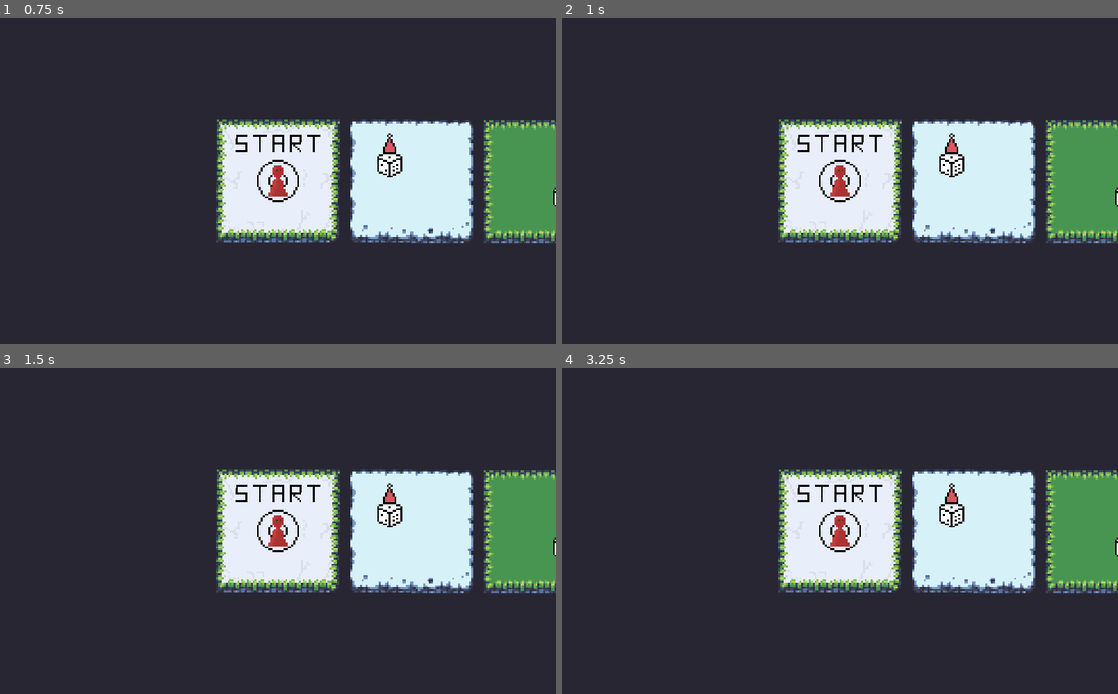
Above: before the commit, frames 1-4 (two rows, left to right).
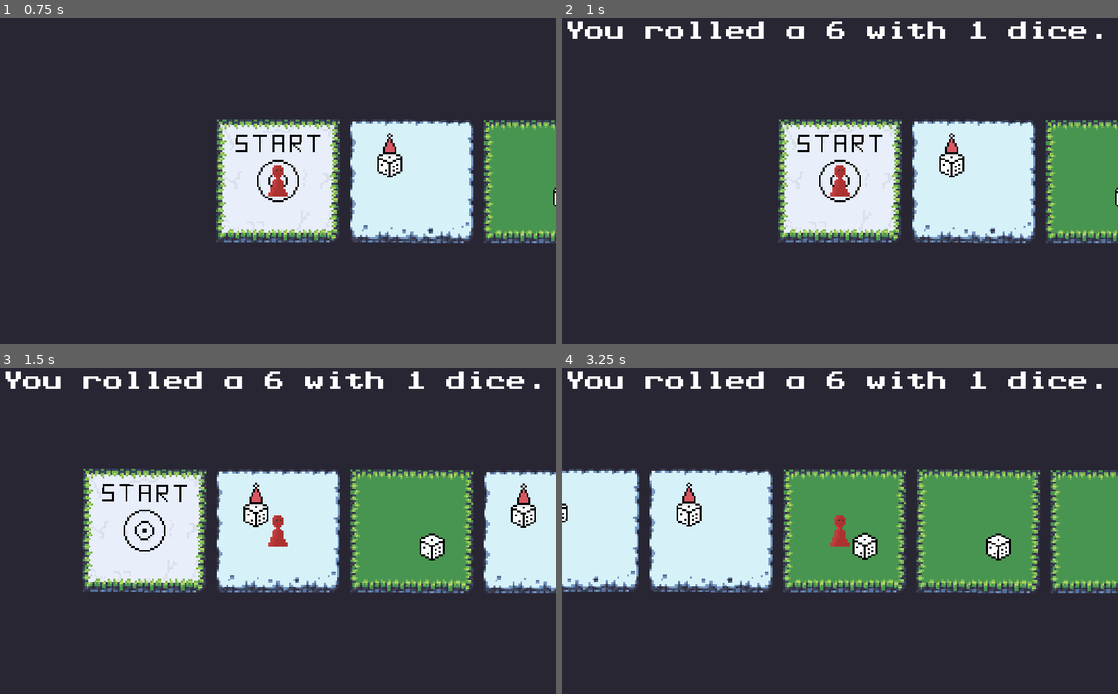
Above: after the commit, the same moments.

Repository: whoisEllie/GMTKJam_2022
Game: Godot game, scene res://Levels/SceneManager.tscn
The game is run twice, just before and just after one commit, with the same random seed, the same clock (stepped at 60 frames per second) and the same inputs.
Inputs (mouse positions are in pixels of both pictures, inside the frame that each line leads up to):
- Up to frame 1 (0.75 s): tap Enter (ui_accept) at 0.5 s; move the mouse to (400, 164) at 0.52 s; hold D (move_right) from 0.53 s (still down); click (400, 164) at 0.6 s
- Up to frame 2 (1 s): keep holding D (move_right); tap Enter (ui_accept) at 0.77 s
- Up to frame 3 (1.5 s): move the mouse to (166, 547) at 1.27 s; release D (move_right) at 1.28 s; hold S (move_down) from 1.28 s (still down); click (166, 547) at 1.35 s
- Up to frame 4 (3.25 s): tap Enter (ui_accept) at 1.52, 3.02 s; move the mouse to (895, 459) at 2.02 s; release S (move_down) at 2.03 s; hold D (move_right) 2.03-2.78 s; click (895, 459) at 2.1 s; move the mouse to (812, 596) at 2.77 s; hold W (move_up) from 2.78 s (still down); click (812, 596) at 2.85 s

Frame 1 is identical in both runs. In frame 2, 1.6% of the frame differs, in the area x 1-98%, y 1-7%; in frame 3, 24%; in frame 4, 32%, in the area x 0-100%, y 1-70%.

Commit message:
final game jam version

Diff:
--- /dev/null
+++ b/DiceIt/Enemies/Basic_Enemy.tscn
@@ -0,0 +1,52 @@
+[gd_scene load_steps=7 format=2]
+
+[ext_resource path="res://Assets/Evil-Dice.png" type="Texture" id=1]
+[ext_resource path="res://Enemies/Evil_Cube.gd" type="Script" id=2]
+[ext_resource path="res://Scenes/EvilBullet.tscn" type="PackedScene" id=3]
+
+[sub_resource type="CircleShape2D" id=1]
+radius = 17.0
+
+[sub_resource type="CircleShape2D" id=2]
+radius = 18.0278
+
+[sub_resource type="CircleShape2D" id=3]
+radius = 203.002
+
+[node name="Evil_Cube" type="KinematicBody2D"]
+collision_layer = 15
+collision_mask = 15
+
+[node name="Evil-Dice" type="Sprite" parent="."]
+position = Vector2( 0, -2 )
+texture = ExtResource( 1 )
+
+[node name="CollisionShape2D" type="CollisionShape2D" parent="."]
+position = Vector2( 0, -3 )
+shape = SubResource( 1 )
+
+[node name="AI" type="Node2D" parent="."]
+script = ExtResource( 2 )
+bullet = ExtResource( 3 )
+
+[node name="AudioStreamPlayer2D" type="AudioStreamPlayer2D" parent="AI"]
+
+[node name="Area2D" type="Area2D" parent="."]
+collision_layer = 8
+collision_mask = 8
+
+[node name="CollisionShape2D" type="CollisionShape2D" parent="Area2D"]
+position = Vector2( 0, -3 )
+shape = SubResource( 2 )
+
+[node name="PlayerDetectionZone" type="Area2D" parent="."]
+collision_layer = 0
+collision_mask = 2
+
+[node name="CollisionShape2D" type="CollisionShape2D" parent="PlayerDetectionZone"]
+shape = SubResource( 3 )
+
+[connection signal="area_entered" from="Area2D" to="AI" method="_on_Area2D_area_entered"]
+[connection signal="area_exited" from="Area2D" to="AI" method="_on_Area2D_area_exited"]
+[connection signal="body_entered" from="PlayerDetectionZone" to="AI" method="_on_PlayerDetectionZone_body_entered"]
+[connection signal="body_exited" from="PlayerDetectionZone" to="AI" method="_on_PlayerDetectionZone_body_exited"]
--- /dev/null
+++ b/DiceIt/Enemies/Evil_Cube.gd
@@ -0,0 +1,81 @@
+extends Node2D
+
+signal state_changed(new_state)
+
+enum State {
+	PATROL,
+	ENGAGE
+}
+
+export (PackedScene) var bullet
+
+onready var player_detection_zone = $PlayerDetectionZone
+
+const MOVE_SPEED = 100
+
+var bullet_destroy_sound = preload("res://Audio/FF_AF_foley_bullet_impact_green.wav")
+
+var health = 100.0
+var current_state: int = State.PATROL setget set_state
+var player = null
+var rng = RandomNumberGenerator.new()
+
+var shoot_timer = Timer.new()
+
+func _ready():
+	shoot_timer.connect("timeout", self, "shoot")
+	shoot_timer.one_shot = false;
+	add_child(shoot_timer)
+	$AudioStreamPlayer2D.stream = bullet_destroy_sound
+
+func set_state(new_state: int):
+	if new_state == current_state:
+		return
+	current_state = new_state
+	emit_signal("state_changed", current_state)
+
+func take_damage(damage):
+	health -= damage
+	if health <= 0.0:
+		get_parent().queue_free()
+
+func _process(delta):
+	match current_state:
+		State.PATROL:
+			pass
+			shoot_timer.stop()
+		State.ENGAGE:
+			if player != null:
+				var vec_to_player = player.global_position - global_position
+				vec_to_player = vec_to_player.normalized()
+				global_rotation = atan2(vec_to_player.y, vec_to_player.x)
+				get_parent().move_and_collide(vec_to_player * MOVE_SPEED * delta)
+				if shoot_timer.time_left <= 0:
+					shoot_timer.set_wait_time(0.4)
+					shoot_timer.start()
+		_:
+			pass
+
+func _on_Area2D_area_entered(area):
+	take_damage(vars.bullet_damage)
+	$AudioStreamPlayer2D.play()
+	area.queue_free()
+
+
+func _on_PlayerDetectionZone_body_entered(body):
+	if body.is_in_group("Player"):
+		set_state(State.ENGAGE)
+		player = body
+
+func shoot():
+	for i in range(6):
+		var b = bullet.instance()
+		get_parent().add_child(b)
+		var bullet_transform = self.transform
+		rng.randomize()
+		b.transform = Transform2D(bullet_transform.get_rotation() + (rng.randf_range(-180, 180) * (PI/180)), bullet_transform.get_origin())
+
+
+func _on_PlayerDetectionZone_body_exited(body):
+	if body.is_in_group("Player"):
+		set_state(State.PATROL)
--- a/DiceIt/Levels/BoardGameScene.gd
+++ b/DiceIt/Levels/BoardGameScene.gd
@@ -5,9 +5,22 @@
 var duration = 0.5 # length of the interpolation
 var rng = RandomNumberGenerator.new()
 
+var dice_roll_sfx = preload("res://Audio/FF_IG_foley_dice_roll_light.wav")
+var celebration = preload("res://Audio/Bpm120_D_Celebration.wav")
+
+var timer = Timer.new()
+
 signal level_changed(level_name)
 
 export (String) var level_name = "level"
+
+func _ready():
+	$AudioStreamPlayer2D.stream = dice_roll_sfx
+
+	timer.connect("timeout", self, "move_forward_timer")
+	timer.wait_time = 3.0
+	timer.one_shot = true;
+	add_child(timer)
 
 
 func generate_tiles():
@@ -16,14 +29,28 @@
 
 func load_tiles():
 	$Area2D.load_tiles()
-	print("tile set vars:")
 	if range(vars.tile_set.size()).has(vars.current_tile):
-		print(vars.tile_set)
 		$BoardGamePlayer.transform = vars.tile_set[vars.current_tile].get_transform()
-	target_tile = vars.current_tile
-	target_position = vars.tile_set[vars.current_tile].position
-	target_tile = target_tile + roll_dice()
-	vars.collected_dice = 0
+	if vars.move_back:
+		if (vars.current_tile - 1) > 1:
+			target_tile = vars.current_tile
+			target_position = vars.tile_set[vars.current_tile].position
+			target_tile =- 1
+			change_scene()
+		else:
+			change_scene()
+	else:
+		target_tile = vars.current_tile
+		target_position = vars.tile_set[vars.current_tile].position
+		if vars.collected_dice == 0:
+			target_tile += 1
+		else:
+			target_tile = target_tile + roll_dice()
+		vars.collected_dice = 0
+
+		timer.start()
+
+func move_forward_timer():
 	move_forward_one()
 
 func _input(event):
@@ -35,7 +62,6 @@
 
 func move_forward_one():
 	if vars.current_tile < target_tile:
-		print(vars.tile_set)
 		if range(vars.tile_set.size()).has(vars.current_tile+1):
 			target_position = vars.tile_set[vars.current_tile+1].position
 			vars.current_tile += 1
@@ -44,8 +70,14 @@
 			$Timer.start()
 		else:
 			print("finished")
+			$CanvasLayer/Control/RichTextLabel.text = ("Congratulations! You finished in " + vars.round_count + " rounds! Thanks for playing ^^")
+			$AudioStreamPlayer2D.stream = celebration
+			$AudioStreamPlayer2D.play()
+	elif vars.move_back:
+		vars.move_back = false
+		vars.current_tile -= 1
+		change_scene()
 	else:
-		print("changing scene")
 		change_scene()
 
 
@@ -57,6 +89,7 @@
 		spaces_to_move += add
 		print(String(add))
 	print("Added random " + String(spaces_to_move))
+	$CanvasLayer/Control/RichTextLabel.text = ("You rolled a " + String(spaces_to_move) + " with " + String(vars.collected_dice) + " dice.")
 	return spaces_to_move
 
 func _physics_process(delta):
--- a/DiceIt/Levels/BoardGameScene.tscn
+++ b/DiceIt/Levels/BoardGameScene.tscn
@@ -1,13 +1,18 @@
-[gd_scene load_steps=4 format=2]
+[gd_scene load_steps=5 format=2]
 
 [ext_resource path="res://Levels/BoardGameScene.gd" type="Script" id=1]
 [ext_resource path="res://Levels/BoardGameGenerator.gd" type="Script" id=2]
 [ext_resource path="res://Player/BoardGamePlayer.tscn" type="PackedScene" id=3]
+[ext_resource path="res://UI/RollUI.tscn" type="PackedScene" id=4]
 
 [node name="Node2D" type="Node2D"]
 rotation = 0.00242126
 script = ExtResource( 1 )
 level_name = "BoardGame"
+
+[node name="CanvasLayer" type="CanvasLayer" parent="."]
+
+[node name="Control" parent="CanvasLayer" instance=ExtResource( 4 )]
 
 [node name="Area2D" type="Area2D" parent="."]
 script = ExtResource( 2 )
@@ -17,3 +22,5 @@
 
 [node name="Timer" type="Timer" parent="."]
 one_shot = true
+
+[node name="AudioStreamPlayer2D" type="AudioStreamPlayer2D" parent="."]
--- a/DiceIt/Levels/GrassTopDownScene.tscn
+++ b/DiceIt/Levels/GrassTopDownScene.tscn
@@ -1,9 +1,8 @@
-[gd_scene load_steps=13 format=2]
+[gd_scene load_steps=12 format=2]
 
 [ext_resource path="res://Assets/tilemap.png" type="Texture" id=1]
 [ext_resource path="res://Levels/LevelScene.gd" type="Script" id=2]
 [ext_resource path="res://Player/Player.tscn" type="PackedScene" id=3]
-[ext_resource path="res://Zombie.tscn" type="PackedScene" id=4]
 
 [sub_resource type="Shader" id=5]
 code = "shader_type canvas_item;
@@ -206,17 +205,12 @@
 collision_mask = 2
 format = 1
 
+[node name="Collision" type="TileMap" parent="."]
+tile_set = SubResource( 12 )
+cell_size = Vector2( 16, 16 )
+collision_layer = 2
+collision_mask = 2
+format = 1
+
 [node name="Player" parent="." instance=ExtResource( 3 )]
 position = Vector2( 256, 128 )
-
-[node name="Zombie" parent="." instance=ExtResource( 4 )]
-position = Vector2( 541, 129 )
-collision_layer = 2
-collision_mask = 2
-
-[node name="Collision" type="TileMap" parent="."]
-tile_set = SubResource( 12 )
-cell_size = Vector2( 16, 16 )
-collision_layer = 2
-collision_mask = 2
-format = 1
--- a/DiceIt/Levels/LevelScene.gd
+++ b/DiceIt/Levels/LevelScene.gd
@@ -2,9 +2,10 @@
 
 const DICE_AMOUNT = 3
 const DicePickup = preload("res://Scenes/DicePickup.tscn")
+const Enemy = preload("res://Enemies/Basic_Enemy.tscn")
 
 var noise
-var map_size = Vector2(80, 60)
+var map_size = Vector2(200, 180)
 var grass_cap = 0.5
 var road_caps = Vector2(0.3, 0.05)
 var environment_caps = Vector3(0.4, 0.3, 0.04)
@@ -12,6 +13,7 @@
 var rng = RandomNumberGenerator.new()
 
 var dice = []
+var enemies = []
 
 signal level_changed(level_name)
 
@@ -29,6 +31,7 @@
 	make_background()
 	fill_rest()
 	spawn_dice()
+	spawn_enemies()
 	draw_rect(Rect2(Vector2(0,0), map_size*16), Color(255, 0, 0, 255), true, 16.0)
 
 	timer.connect("timeout", self, "change_scene")
@@ -84,12 +87,23 @@
 	for i in DICE_AMOUNT:
 		var new_dice = DicePickup.instance()
 		rng.randomize()
-		var rand_x = rng.randf_range(0, (map_size.x*16))
+		var rand_x = rng.randf_range(30*16, (map_size.x*16))
 		rng.randomize()
-		var rand_y = rng.randf_range(0, (map_size.y*16))
-		new_dice.position = Vector2(rng.randf_range(0, rand_x), rng.randf_range(0, rand_y))
+		var rand_y = rng.randf_range(30*16, (map_size.y*16))
+		new_dice.position = Vector2(rand_x, rand_y)
 		dice.append(new_dice)
 		add_child(new_dice)
+
+func spawn_enemies():
+	for i in vars.enemy_amount:
+		var new_enemy = Enemy.instance()
+		rng.randomize()
+		var rand_x = rng.randf_range(30*16, (map_size.x*16))
+		rng.randomize()
+		var rand_y = rng.randf_range(30*16, (map_size.y*16))
+		new_enemy.position = Vector2(rand_x, rand_y)
+		enemies.append(new_enemy)
+		add_child(new_enemy)
 
 
 func change_scene():
--- a/DiceIt/Levels/RandomScene.tscn
+++ b/DiceIt/Levels/RandomScene.tscn
@@ -6,6 +6,7 @@
 [ext_resource path="res://Scenes/DiceTower.tscn" type="PackedScene" id=4]
 [ext_resource path="res://Assets/water.png" type="Texture" id=5]
 [ext_resource path="res://Scenes/Pentagram.tscn" type="PackedScene" id=6]
+[ext_resource path="res://UI/RandomSceneUI.tscn" type="PackedScene" id=7]
 
 [sub_resource type="TileSet" id=14]
 0/name = "water.png 0"
@@ -231,5 +232,9 @@
 [node name="Pentagram" parent="." instance=ExtResource( 6 )]
 position = Vector2( 253, 74 )
 
+[node name="CanvasLayer" type="CanvasLayer" parent="Pentagram"]
+
+[node name="Control" parent="Pentagram/CanvasLayer" instance=ExtResource( 7 )]
+
 [node name="Player" parent="." instance=ExtResource( 3 )]
 position = Vector2( 258, 467 )
--- a/DiceIt/Levels/SceneManager.gd
+++ b/DiceIt/Levels/SceneManager.gd
@@ -15,7 +15,7 @@
 
 	var timer = Timer.new()
 	timer.connect("timeout", self, "roll_and_move")
-	timer.wait_time = 5
+	timer.wait_time = 1
 	timer.one_shot = true;
 	add_child(timer)
 	timer.start()
@@ -32,6 +32,7 @@
 func handle_level_changed(current_level_name: String):
 	match current_level_name:
 		"BoardGame":
+			vars.round_count += 1
 			print(vars.tile_ids[vars.current_tile-1])
 			match vars.tile_ids[vars.current_tile-1]:
 				0:
--- a/DiceIt/Levels/SnowTopDownScene.tscn
+++ b/DiceIt/Levels/SnowTopDownScene.tscn
@@ -1,9 +1,8 @@
-[gd_scene load_steps=13 format=2]
+[gd_scene load_steps=12 format=2]
 
 [ext_resource path="res://Assets/tilemap.png" type="Texture" id=1]
 [ext_resource path="res://Levels/LevelScene.gd" type="Script" id=2]
 [ext_resource path="res://Player/Player.tscn" type="PackedScene" id=3]
-[ext_resource path="res://Zombie.tscn" type="PackedScene" id=4]
 
 [sub_resource type="Shader" id=5]
 code = "shader_type canvas_item;
@@ -205,17 +204,12 @@
 collision_mask = 2
 format = 1
 
+[node name="Collision" type="TileMap" parent="."]
+tile_set = SubResource( 12 )
+cell_size = Vector2( 16, 16 )
+collision_layer = 2
+collision_mask = 2
+format = 1
+
 [node name="Player" parent="." instance=ExtResource( 3 )]
 position = Vector2( 256, 128 )
-
-[node name="Zombie" parent="." instance=ExtResource( 4 )]
-position = Vector2( 541, 129 )
-collision_layer = 2
-collision_mask = 2
-
-[node name="Collision" type="TileMap" parent="."]
-tile_set = SubResource( 12 )
-cell_size = Vector2( 16, 16 )
-collision_layer = 2
-collision_mask = 2
-format = 1
--- a/DiceIt/Levels/vars.gd
+++ b/DiceIt/Levels/vars.gd
@@ -6,8 +6,12 @@
 var collected_dice: int = 0
 var tile_ids = []
 var tile_set = []
-var round_time = 20.0
+var round_time = 60.0
 var scene_type: int = 0
+var enemy_amount = 25
+var player_hp = 3
+var move_back = false
+var round_count
 
 # player modifier variables
 var movement_speed = 200
--- a/DiceIt/Player/Player.gd
+++ b/DiceIt/Player/Player.gd
@@ -2,20 +2,23 @@
 
 onready var raycast =[$Trace1, $Trace2, $Trace3, $Trace4, $Trace5]
 var ShotgunSound = preload("res://Audio/ESM_Designed_Game_Futuristic_Gun_Shot_154_Laser_Gun_Military_Pistol_Shot_Machine_Rifle_Sci_Fi_Mechanism_Alien_Space.wav")
+var DiceSound = preload("res://Audio/FF_EFX_foley_dice_roll_felt.wav")
 export (PackedScene) var bullet
-var ShotgunDamage = 10.0
 var velocity = Vector2()
+var local_movement_speed
 var rng = RandomNumberGenerator.new()
 
 var should_fire = true
 
 var timer = Timer.new()
 var shoot_timer = Timer.new()
+var slowdown_timer = Timer.new()
 
 func _ready():
 	yield(get_tree(), "idle_frame")
 	get_tree().call_group("zombies", "set_player", self)
 	$AudioStreamPlayer2D.stream = ShotgunSound
+	$DicePickup.stream = DiceSound
 
 	timer.connect("timeout", self, "timeout")
 	timer.wait_time = vars.round_time
@@ -26,6 +29,13 @@
 	shoot_timer.connect("timeout", self, "shoot")
 	shoot_timer.one_shot = false;
 	add_child(shoot_timer)
+
+	slowdown_timer.connect("timeout", self, "speed_up")
+	slowdown_timer.one_shot = true;
+	slowdown_timer.wait_time = 5.0
+	add_child(slowdown_timer)
+
+	local_movement_speed = vars.movement_speed
 
 
 
@@ -47,7 +57,7 @@
 	# movement
 	var direction = get_input()
 	if direction.length() > 0:
-		velocity = lerp(velocity, direction.normalized() * vars.movement_speed, vars.acceleration)
+		velocity = lerp(velocity, direction.normalized() * local_movement_speed, vars.acceleration)
 	else:
 		velocity = lerp(velocity, Vector2.ZERO, vars.friction)
 	velocity = move_and_slide(velocity)
@@ -87,3 +97,20 @@
 		var bullet_transform = $GunArc/Sprite/BulletSpawnPoint.global_transform
 		rng.randomize()
 		b.transform = Transform2D(bullet_transform.get_rotation() + (rng.randf_range(-vars.bullet_spread, vars.bullet_spread) * (PI/180)), bullet_transform.get_origin())
+
+
+func take_damage():
+	print("Player takes damage")
+	slowdown_timer.stop()
+	slowdown_timer.start()
+	local_movement_speed = vars.movement_speed / 10
+
+func speed_up():
+	local_movement_speed = vars.movement_speed
+
+
+func play_dicepickup():
+	$DicePickup.play()
+
+func _on_PlayerDamageTaker_area_entered(area):
+	take_damage()
--- a/DiceIt/Player/Player.tscn
+++ b/DiceIt/Player/Player.tscn
@@ -55,7 +55,10 @@
 [sub_resource type="CircleShape2D" id=2]
 radius = 21.0
 
-[node name="Player" type="KinematicBody2D"]
+[sub_resource type="CapsuleShape2D" id=13]
+radius = 6.0
+
+[node name="Player" type="KinematicBody2D" groups=["Player"]]
 collision_layer = 6
 collision_mask = 4
 script = ExtResource( 1 )
@@ -80,6 +83,7 @@
 position = Vector2( 0, -9 )
 frames = SubResource( 11 )
 animation = "Idle"
+frame = 5
 playing = true
 
 [node name="EyesArea" type="Area2D" parent="CollisionShape2D/Sprite"]
@@ -107,3 +111,15 @@
 [node name="BulletSpawnPoint" type="Position2D" parent="GunArc/Sprite"]
 position = Vector2( 18.8679, -3.77358 )
 scale = Vector2( 2, 2 )
+
+[node name="PlayerDamageTaker" type="Area2D" parent="."]
+collision_layer = 16
+collision_mask = 16
+
+[node name="CollisionShape2D" type="CollisionShape2D" parent="PlayerDamageTaker"]
+position = Vector2( 0, -9 )
+shape = SubResource( 13 )
+
+[node name="DicePickup" type="AudioStreamPlayer2D" parent="."]
+
+[connection signal="area_entered" from="PlayerDamageTaker" to="." method="_on_PlayerDamageTaker_area_entered"]
--- a/DiceIt/Scenes/Bullet.gd
+++ b/DiceIt/Scenes/Bullet.gd
@@ -7,3 +7,5 @@
 
 func _on_Area2D_body_entered(body):
 	print("Bullet time!")
+	if body.has_method("take_damage"):
+		body.take_damage()
--- a/DiceIt/Scenes/DicePickup.gd
+++ b/DiceIt/Scenes/DicePickup.gd
@@ -16,5 +16,6 @@
 
 func _on_DicePickup_body_entered(body):
 	if body.name == "Player":
+		body.play_dicepickup()
 		vars.collected_dice += 1
 		queue_free()
--- /dev/null
+++ b/DiceIt/Scenes/EvilBullet.gd
@@ -0,0 +1,9 @@
+extends Area2D
+
+func _physics_process(delta):
+	position += transform.x * vars.bullet_speed * delta
+
+
+
+func _on_Area2D_body_entered(body):
+	print("Bullet time!")
--- /dev/null
+++ b/DiceIt/Scenes/EvilBullet.tscn
@@ -0,0 +1,26 @@
+[gd_scene load_steps=4 format=2]
+
+[ext_resource path="res://Assets/Enemy_Bullet.png" type="Texture" id=1]
+[ext_resource path="res://Scenes/Bullet.gd" type="Script" id=2]
+
+[sub_resource type="CapsuleShape2D" id=1]
+radius = 3.0
+height = 12.0
+
+[node name="Area2D" type="Area2D"]
+scale = Vector2( 3, 3 )
+collision_layer = 16
+collision_mask = 16
+script = ExtResource( 2 )
+
+[node name="CollisionShape2D" type="CollisionShape2D" parent="."]
+rotation = 1.5708
+shape = SubResource( 1 )
+
+[node name="Sprite" type="Sprite" parent="CollisionShape2D"]
+position = Vector2( 0.5, 0 )
+rotation = -1.57484
+texture = ExtResource( 1 )
+
+[connection signal="body_entered" from="." to="." method="_on_Node2D_body_entered"]
+[connection signal="body_entered" from="." to="." method="_on_Area2D_body_entered"]
--- a/DiceIt/Scenes/Pentagram.gd
+++ b/DiceIt/Scenes/Pentagram.gd
@@ -3,23 +3,16 @@
 var rng = RandomNumberGenerator.new()
 var added_upgrade = false
 
-# Called when the node enters the scene tree for the first time.
+var timer = Timer.new()
+
+var thunder = preload("res://Audio/BRS_Thunder_Clap_Big_No_Rain.wav")
+
 func _ready():
-	pass # Replace with function body.
-
-
-
-# player modifier variables
-var movement_speed = 200
-var friction = 0.3
-var acceleration = 0.3
-
-# bullet movement modifiers
-var bullet_speed = 400
-var bullet_amount = 1
-var bullet_spread = 15.0
-var shot_delay = 0.2
-var bullet_damage = 10.0
+	timer.connect("timeout", self, "change_scene")
+	timer.wait_time = 5.0
+	timer.one_shot = true;
+	add_child(timer)
+	$AudioStreamPlayer2D.stream = thunder
 
 # Called every frame. 'delta' is the elapsed time since the previous frame.
 #func _process(delta):
@@ -31,34 +24,45 @@
 		1:
 			vars.movement_speed += 50
 			print("added move speed")
+			$CanvasLayer/Control/RichTextLabel.text = "The wind whistles, you can feel yourself getting faster"
 		2:
 			vars.friction += 0.1
 			print("added friction")
+			$CanvasLayer/Control/RichTextLabel.text = "The soles of your boots strenghten, you slide around less"
 		3:
 			vars.acceleration += 0.1
 			print("added acceleration")
+			$CanvasLayer/Control/RichTextLabel.text = "Your souls spring up, you speed up faster"
 		4:
 			vars.bullet_speed += 100
 			print("added bullet speed")
+			$CanvasLayer/Control/RichTextLabel.text = "Your magazine reforms itself as your bullets become faster."
 		5:
 			vars.bullet_amount += 1
 			print("added bullet amount")
+			$CanvasLayer/Control/RichTextLabel.text = "Your weapon clicks as another barrel slides into place"
 		6:
 			vars.bullet_spread /= 1.1
 			print("divided bullet spread")
+			$CanvasLayer/Control/RichTextLabel.text = "Your weapon lengthens, bullets are more accurate."
 		7:
 			vars.shot_delay /= 1.1
 			print("divided shot delay")
+			$CanvasLayer/Control/RichTextLabel.text = "The hammer of your weapon shines in the sun as it's actions become faster"
 		8:
 			vars.bullet_damage += 2
 			print("added bullet damage")
+			$CanvasLayer/Control/RichTextLabel.text = "Your bullets glow as they strengthen, now doing more damage."
 
-
-
+	vars.enemy_amount += 5
+	timer.start()
 
 func _on_Pentagram_area_entered(area):
 	if area.name == "EyesArea" && !added_upgrade:
+		$AudioStreamPlayer2D.play()
 		print("player")
 		add_upgrade()
 		added_upgrade = true
-		get_owner().change_scene()
+
+func change_scene():
+	get_owner().change_scene()
--- a/DiceIt/Scenes/Pentagram.tscn
+++ b/DiceIt/Scenes/Pentagram.tscn
@@ -18,4 +18,6 @@
 scale = Vector2( 1.72, 1.72 )
 texture = ExtResource( 1 )
 
+[node name="AudioStreamPlayer2D" type="AudioStreamPlayer2D" parent="."]
+
 [connection signal="area_entered" from="." to="." method="_on_Pentagram_area_entered"]
--- a/DiceIt/UI/Level_UI.tscn
+++ b/DiceIt/UI/Level_UI.tscn
@@ -13,18 +13,19 @@
 size = 38
 font_data = ExtResource( 1 )
 
-[node name="Control" type="Control"]
+[node name="RandomSceneUI" type="Control"]
 anchor_right = 1.0
 anchor_bottom = 1.0
 
 [node name="RichTextLabel" type="RichTextLabel" parent="."]
-margin_left = 10.0
-margin_top = 10.0
-margin_right = 981.0
-margin_bottom = 70.0
+margin_left = 5.0
+margin_top = 5.0
+margin_right = 1029.0
+margin_bottom = 63.0
 size_flags_horizontal = 2
 theme = SubResource( 1 )
 custom_fonts/mono_font = SubResource( 2 )
 custom_fonts/normal_font = SubResource( 3 )
+bbcode_enabled = true
 scroll_active = false
 script = ExtResource( 2 )
--- /dev/null
+++ b/DiceIt/UI/RandomSceneUI.tscn
@@ -0,0 +1,32 @@
+[gd_scene load_steps=6 format=2]
+
+[ext_resource path="res://UI/prstartk.ttf" type="DynamicFontData" id=1]
+[ext_resource path="res://UI/TimerText.gd" type="Script" id=2]
+
+[sub_resource type="Theme" id=1]
+
+[sub_resource type="DynamicFont" id=2]
+size = 27
+font_data = ExtResource( 1 )
+
+[sub_resource type="DynamicFont" id=3]
+size = 38
+font_data = ExtResource( 1 )
+
+[node name="Control" type="Control"]
+anchor_right = 1.0
+anchor_bottom = 1.0
+
+[node name="RichTextLabel" type="RichTextLabel" parent="."]
+anchor_top = 0.5
+anchor_bottom = 0.5
+margin_left = 5.0
+margin_top = -142.0
+margin_right = 976.0
+margin_bottom = 146.0
+size_flags_horizontal = 2
+theme = SubResource( 1 )
+custom_fonts/mono_font = SubResource( 2 )
+custom_fonts/normal_font = SubResource( 3 )
+scroll_active = false
+script = ExtResource( 2 )
--- /dev/null
+++ b/DiceIt/UI/RollUI.tscn
@@ -0,0 +1,30 @@
+[gd_scene load_steps=6 format=2]
+
+[ext_resource path="res://UI/prstartk.ttf" type="DynamicFontData" id=1]
+[ext_resource path="res://UI/TimerText.gd" type="Script" id=2]
+
+[sub_resource type="Theme" id=1]
+
+[sub_resource type="DynamicFont" id=2]
+size = 27
+font_data = ExtResource( 1 )
+
+[sub_resource type="DynamicFont" id=3]
+size = 38
+font_data = ExtResource( 1 )
+
+[node name="Control" type="Control"]
+anchor_right = 1.0
+anchor_bottom = 1.0
+
+[node name="RichTextLabel" type="RichTextLabel" parent="."]
+margin_left = 5.0
+margin_top = 5.0
+margin_right = 1019.0
+margin_bottom = 150.0
+size_flags_horizontal = 2
+theme = SubResource( 1 )
+custom_fonts/mono_font = SubResource( 2 )
+custom_fonts/normal_font = SubResource( 3 )
+scroll_active = false
+script = ExtResource( 2 )
--- a/DiceIt/project.godot
+++ b/DiceIt/project.godot
@@ -63,6 +63,7 @@
 2d_physics/layer_2="player"
 2d_physics/layer_3="pickup"
 2d_physics/layer_4="bullets"
+2d_physics/layer_5="enemy_bullets"
 
 [physics]
 
Binary file added: DiceIt/Assets/Enemy_Bullet.png
Not shown, added: DiceIt/Assets/Enemy_Bullet.png.import
Binary file added: DiceIt/Assets/Evil-Dice.png
Not shown, added: DiceIt/Assets/Evil-Dice.png.import
Not shown, added: DiceIt/Audio/BRS_Thunder_Clap_Big_No_Rain.wav.import
Not shown, added: DiceIt/Audio/Bpm120_D_Celebration.wav.import
Not shown, added: DiceIt/Audio/FF_AF_foley_bullet_impact_green.wav.import
Not shown, added: DiceIt/Audio/FF_EFX_foley_dice_roll_felt.wav.import
Not shown, added: DiceIt/Audio/FF_IG_foley_dice_roll_light.wav.import
Not shown: 1 places in DiceIt/Levels/RandomScene.tscn that only renumber resources
Not shown: 1 places in DiceIt/Player/Player.tscn that only renumber resources
Not shown, added: DiceIt/Audio/BRS_Thunder_Clap_Big_No_Rain.wav
(and 4 more such lines)
